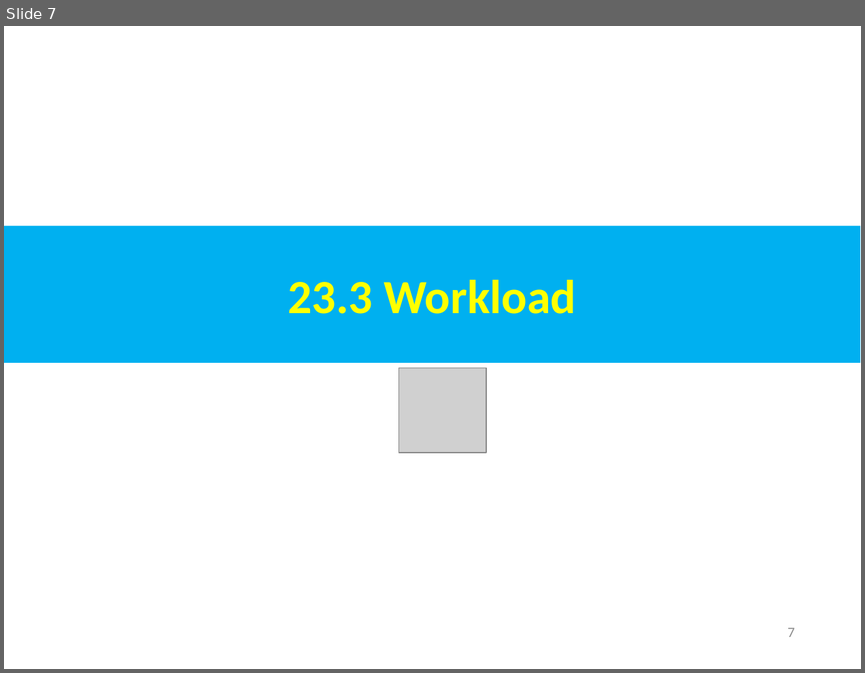
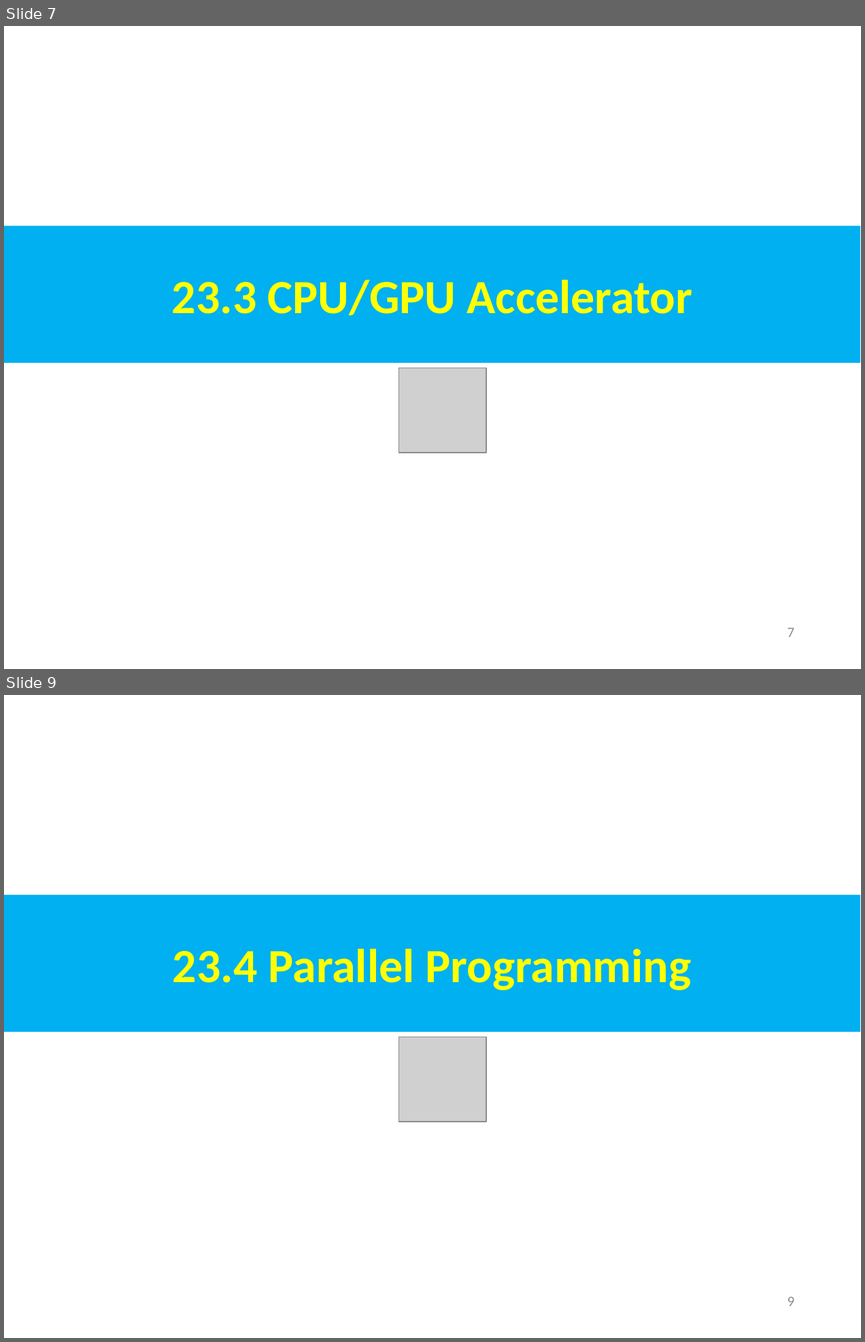
Before and after one commit to peterhchen/AIU_CS800_Chisel, a slide deck: 500_UCSC_HWD/023_Taskflow/000_Video/023.Taskflow.ppt. Shown one above the other, each under a label of ours: slide 7 before the commit, slides 7 and 9 after it; the slides between them are not shown. The pictures are 865x673 and 865x1342 pixels, drawn with LibreOffice and Linux fonts; fonts in the diff are those of the drawing; grey boxes stand for pictures. Boxes give left, top, right and bottom in pixels: in the first picture for what was removed or moved away, otherwise in the second. Text is boxed around its words. In the diff, an @@ line names an element or a change of style, - is before the commit and + after.

```diff
--- a/500_UCSC_HWD/023_Taskflow/000_Video/023.Taskflow.ppt
+++ b/500_UCSC_HWD/023_Taskflow/000_Video/023.Taskflow.ppt
@@ slide 9 added at (4, 695, 861, 1338), background #FFFFFF @@
@@ rectangle added at (4, 895, 860, 1032), fill #00B0F0, 40 pt, text #FFFF00, bold @@
+23.4 Parallel Programming
@@ picture added at (399, 1037, 486, 1121) @@
@@ page number added at (787, 1296, 795, 1306), 12 pt, text #8B8B8B @@
+9
@@ slide 7 changed as well @@
@@ text in rectangle at (172, 280, 692, 316): text changed @@
-23.3 Workload
+23.3 CPU/GPU Accelerator
```
Also in this commit, not shown: 1 other slide changed, 3 other slides added.
